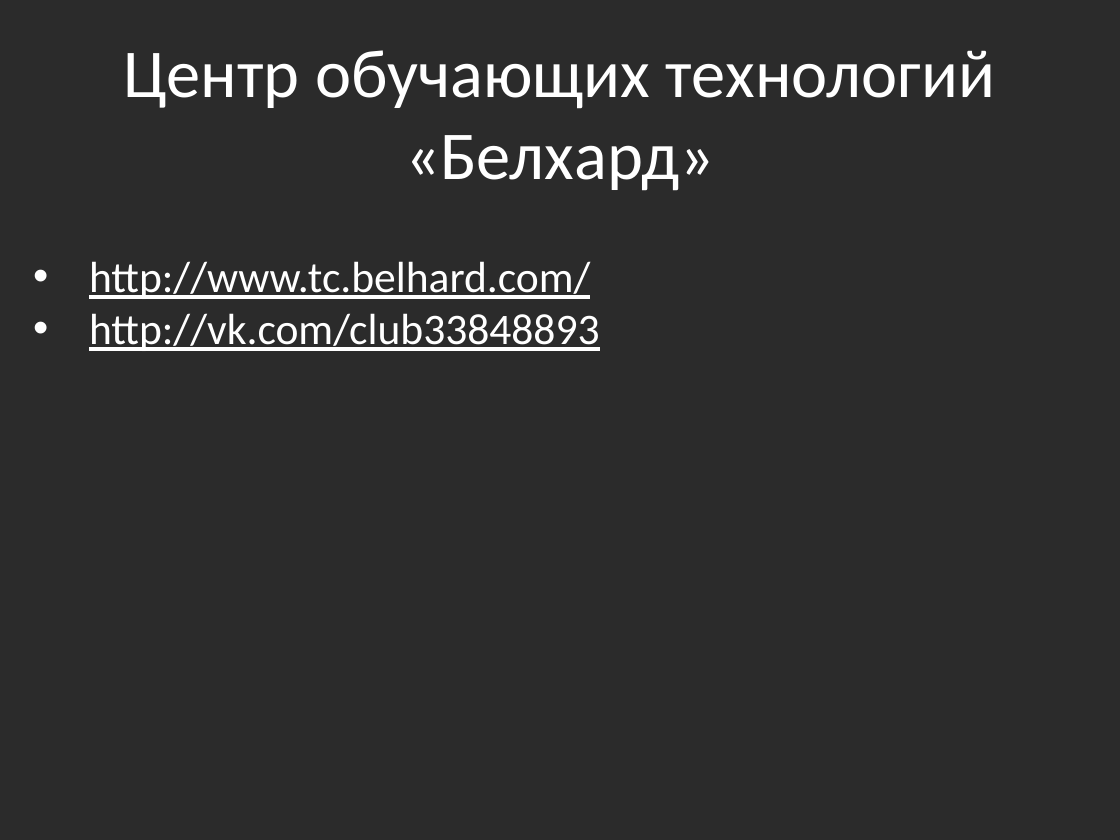
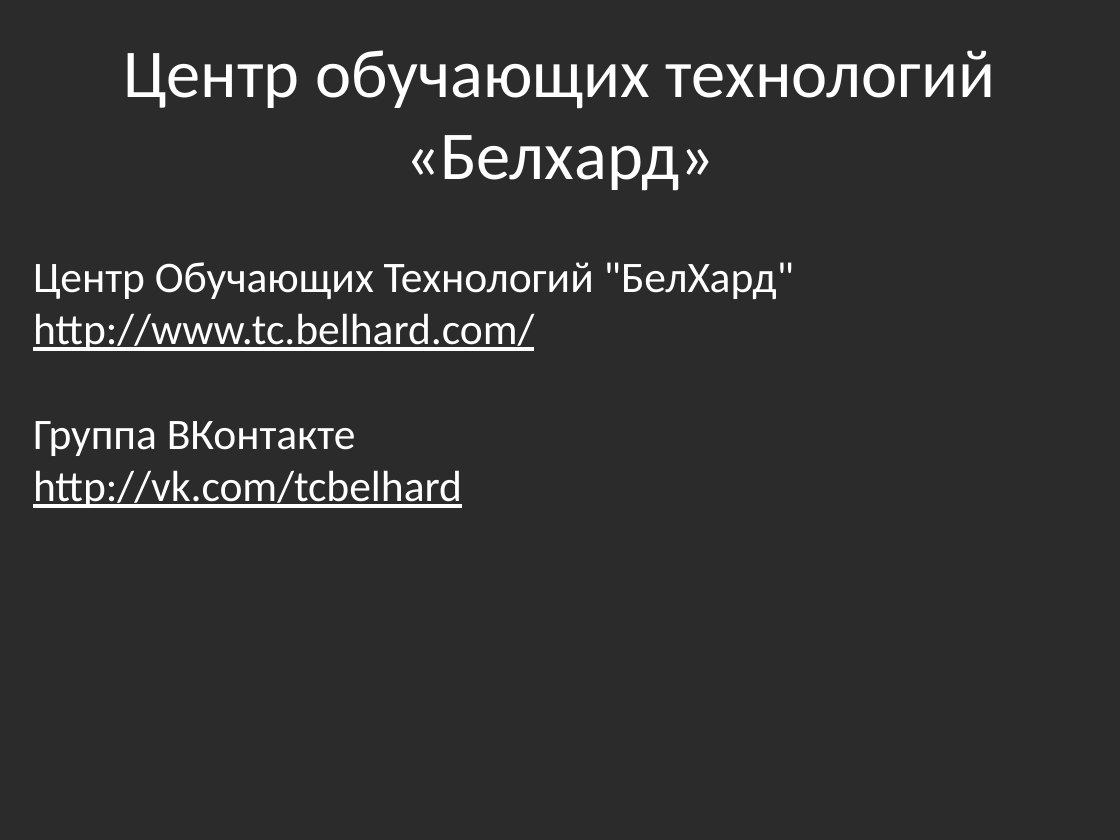
Before and after one commit to bazile/Training, a slide deck: slide 10 of Presentation/intro.pptx. Drawn at 1120x840 pixels with LibreOffice and Linux fonts; fonts in the diff are those of the drawing; background and template pictures are left out; a plain dark background stands for a picture behind light text. Boxes give left, top, right and bottom in pixels: in the first picture for what was removed or moved away, otherwise in the second. Text is boxed around its words. In the diff, an @@ line names an element or a change of style, - is before the commit and + after.

Commit message:
Updated intro and goodbye presentations
Links to Belhard sites

```diff
--- a/Presentation/intro.pptx
+++ b/Presentation/intro.pptx
@@ text at box(33, 262, 794, 299): paragraph added @@
+Центр Обучающих Технологий "БелХард"
@@ text at box(33, 313, 534, 351): bullet • to none @@
@@ text at box(33, 421, 462, 508): text changed @@
-• http://vk.com/club33848893
+Группа ВКонтакте
+http://vk.com/tcbelhard
```
Also in this commit, not shown: 1 other file.
